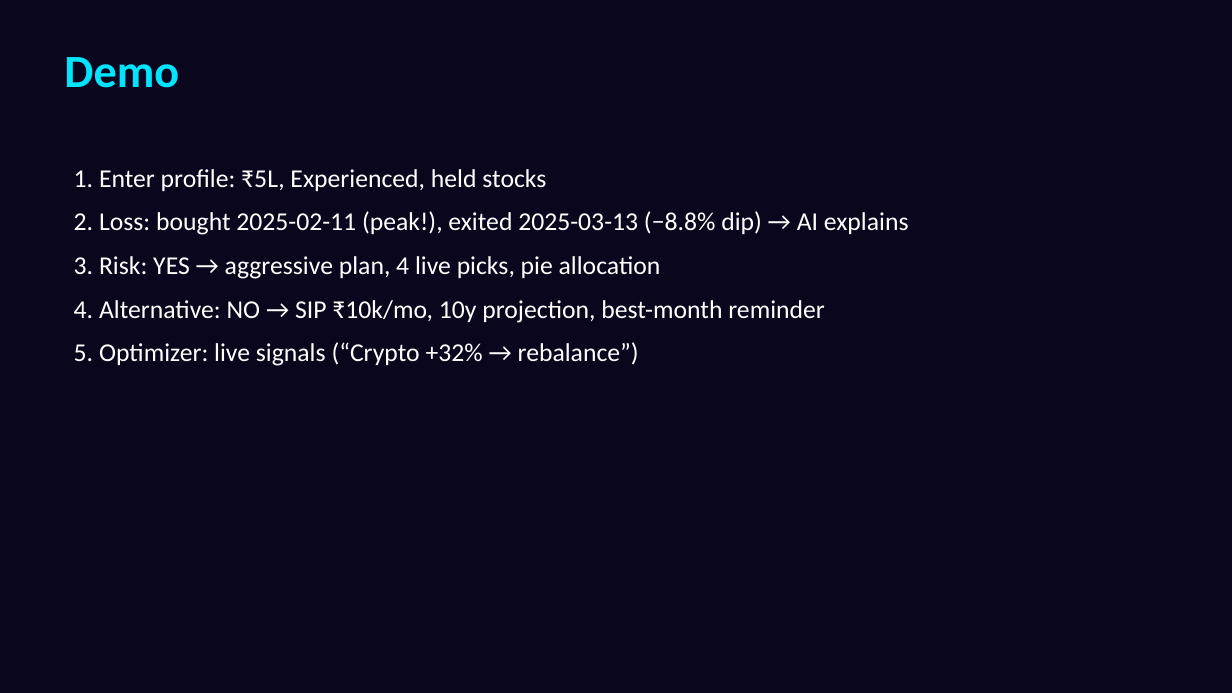
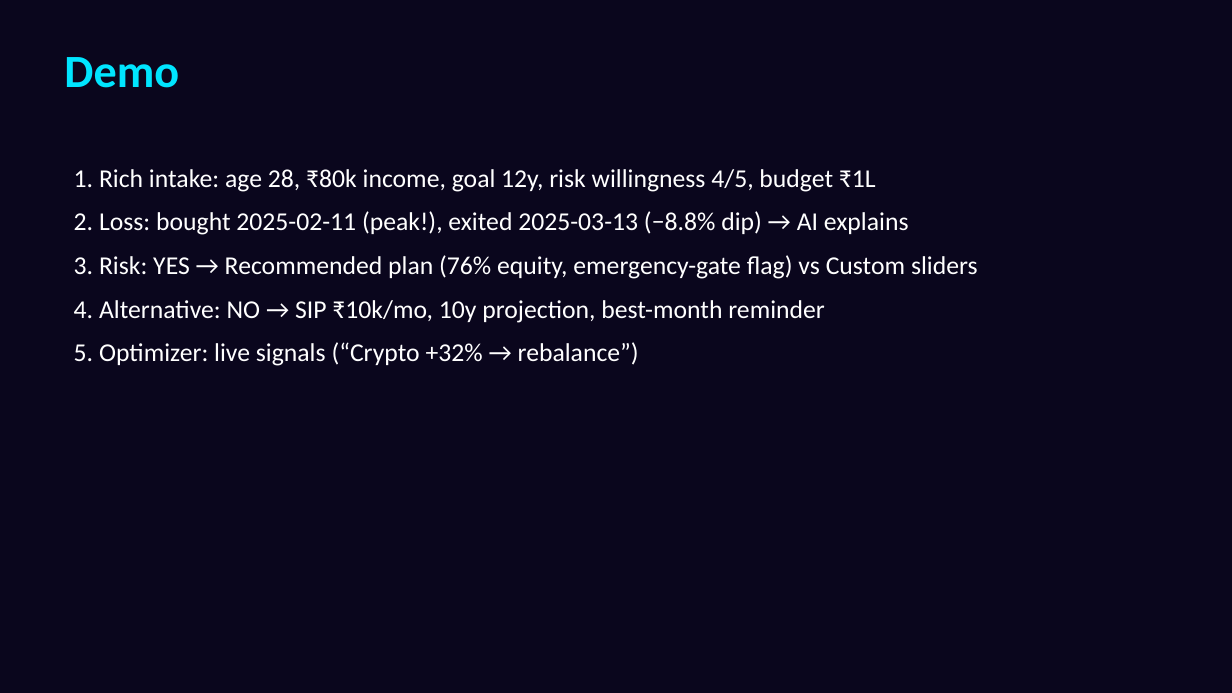
Before and after one commit to Farhan-Adil-M/Team404-AI-Investment-Advisor, a slide deck: slide 5 of Solution/Team404_Deck.pptx. Drawn at 1232x693 pixels with LibreOffice and Linux fonts; fonts in the diff are those of the drawing. Boxes give left, top, right and bottom in pixels: in the first picture for what was removed or moved away, otherwise in the second. Text is boxed around its words. In the diff, an @@ line names an element or a change of style, - is before the commit and + after.

Commit message:
R7: full UI rebuild (navy+emerald fintech theme), rich intake, dual-plan engine (planner.py), updated docs/deck

```diff
--- a/Solution/Team404_Deck.pptx
+++ b/Solution/Team404_Deck.pptx
@@ text at box(74, 169, 876, 192): text changed @@
-1. Enter profile: ₹5L, Experienced, held stocks
+1. Rich intake: age 28, ₹80k income, goal 12y, risk willingness 4/5, budget ₹1L
@@ text at box(74, 255, 978, 279): text changed @@
-3. Risk: YES → aggressive plan, 4 live picks, pie allocation
+3. Risk: YES → Recommended plan (76% equity, emergency-gate flag) vs Custom sliders
```
Also in this commit, not shown: 2 other slides changed, 7 other files.
